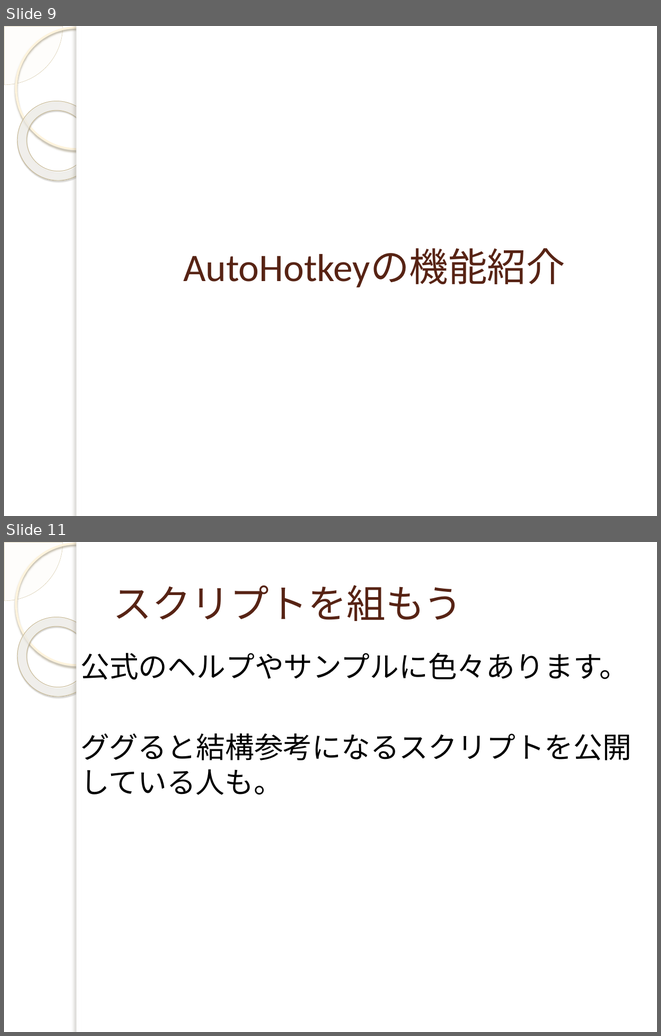
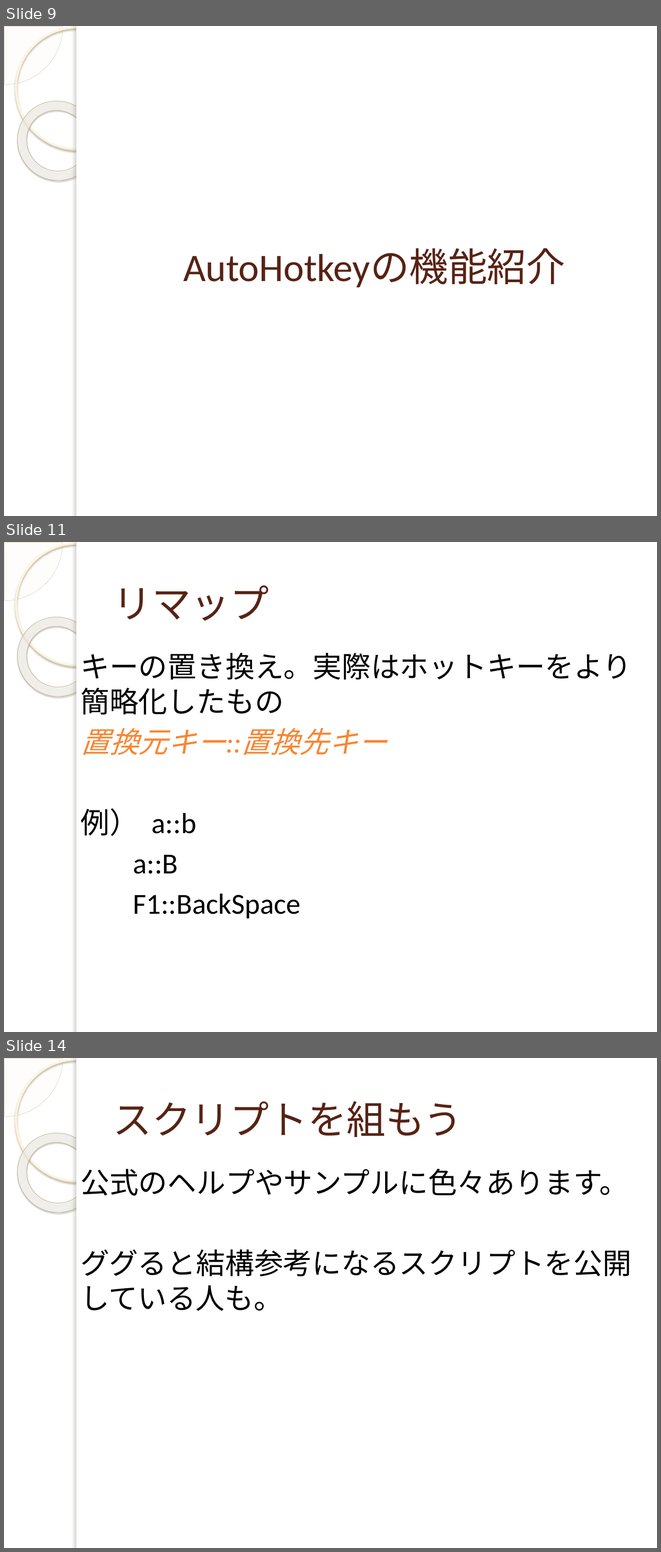
Before and after one commit to yuridonus/FEstudy, a slide deck: autoHotkey.pptx. Shown one above the other, each under a label of ours: slides 9 and 11 before the commit, slides 9, 11 and 14 after it; the slides between them are not shown. The pictures are 661x1036 and 661x1552 pixels, drawn with LibreOffice and Linux fonts; fonts in the diff are those of the drawing; background and template pictures are left out. Boxes give left, top, right and bottom in pixels: in the first picture for what was removed or moved away, otherwise in the second. Text is boxed around its words. In the diff, an @@ line names an element or a change of style, - is before the commit and + after.

```diff
--- a/autoHotkey.pptx
+++ b/autoHotkey.pptx
@@ slide 11 added at <box>4,542,657,1032</box>, background picture (left out); not listed: 5 template elements that a slide beside it also shows @@
@@ title added at <box>113,585,269,621</box>, 43 pt, text #572314 @@
+リマップ
@@ text added at <box>80,653,632,918</box>, 32 pt, text #000000 @@
+キーの置き換え。実際はホットキーをより簡略化したもの
+置換元キー::置換先キー
+例） a::b
+a::B
+F1::BackSpace
@@ what was slide 11 is now slide 14 @@
```
Also in this commit, not shown: 1 slide changed, 3 other slides added, 4 slides removed, 3 other files.
